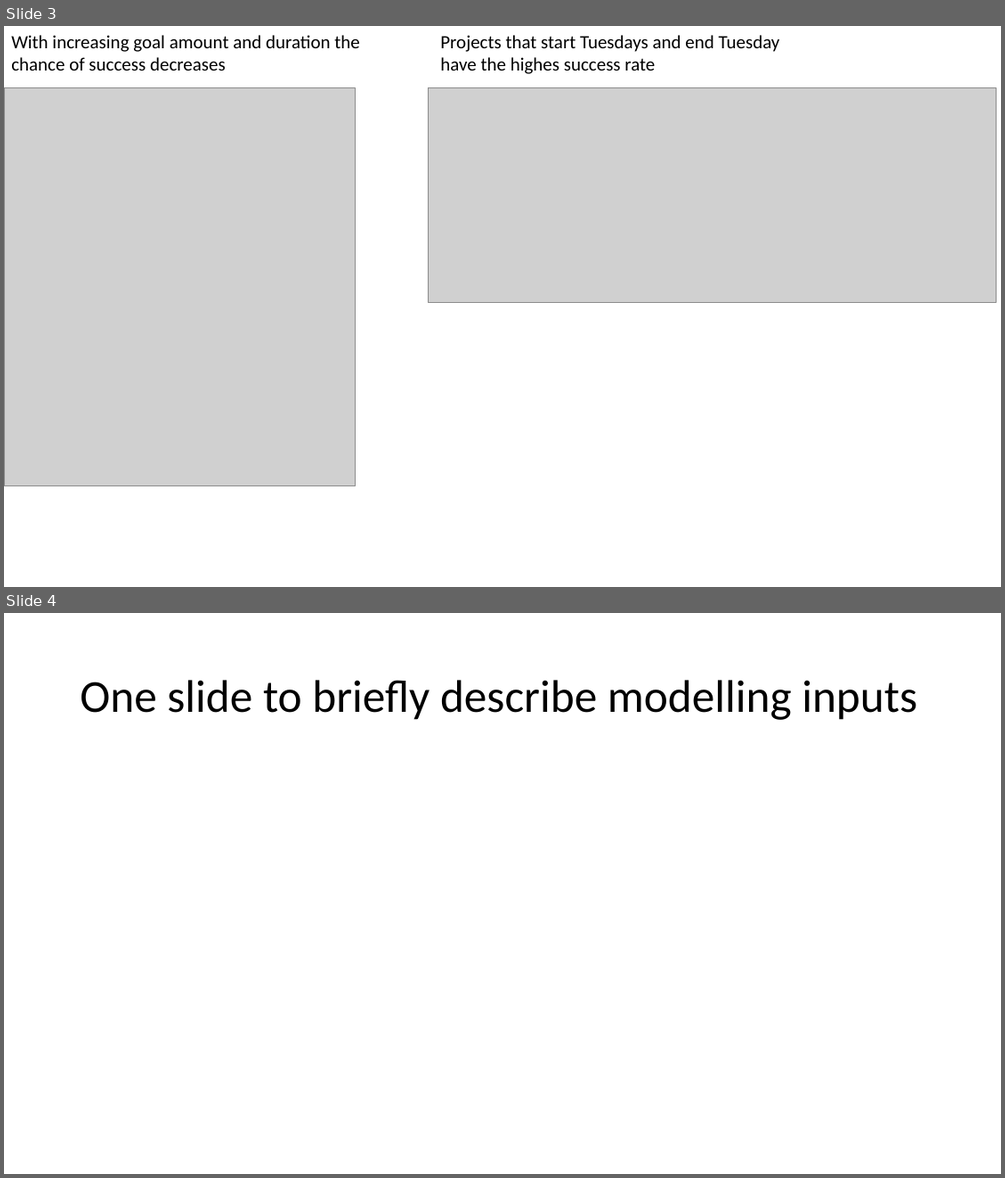
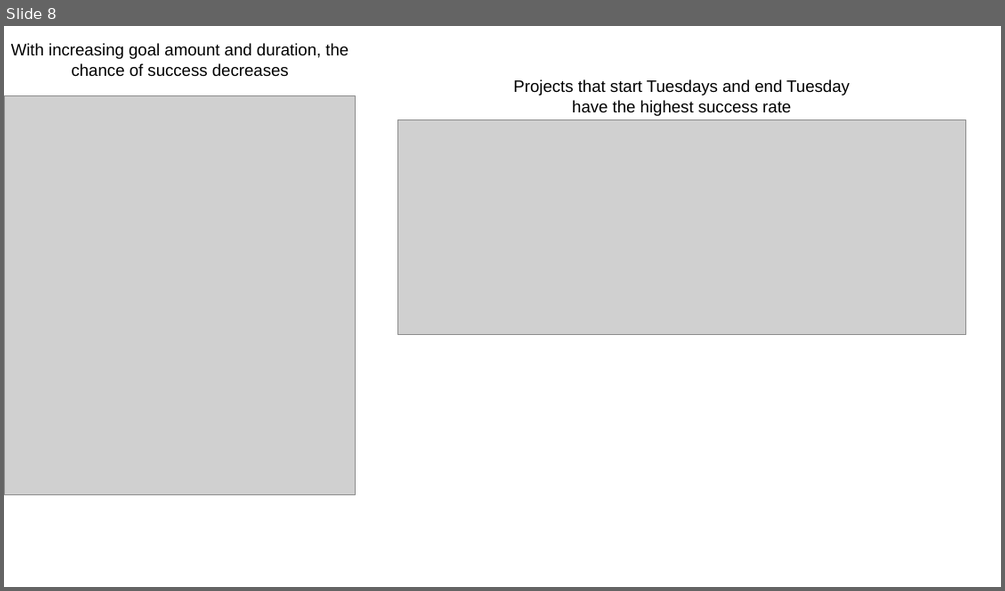
Before and after one commit to nicolerichter1989/kickstarter, a slide deck: kickstarter_presentation.pptx. Shown one above the other, each under a label of ours: slides 3 and 4 before the commit, slide 8 after it. The pictures are 1005x1178 and 1005x591 pixels, drawn with LibreOffice and Linux fonts; fonts in the diff are those of the drawing; grey boxes stand for pictures. Boxes give left, top, right and bottom in pixels: in the first picture for what was removed or moved away, otherwise in the second. Text is boxed around its words. In the diff, an @@ line names an element or a change of style, - is before the commit and + after.

```diff
--- a/kickstarter_presentation.pptx
+++ b/kickstarter_presentation.pptx
@@ slide 4 removed at [4, 613, 1001, 1174], background #FFFFFF @@
@@ title removed at [80, 680, 917, 720] @@
-One slide to briefly describe modelling inputs
@@ what was slide 3 is now slide 8 @@
@@ slide 8 changed as well @@
@@ text at [11, 43, 348, 77]: text changed; size 18 to 16 pt; font Calibri to Arial @@
-With increasing goal amount and duration the chance of success decreases
+With increasing goal amount and duration, the chance of success decreases
@@ picture: place and size @@
-picture at [4, 88, 356, 486]
+picture at [5, 96, 356, 494]
@@ text at [513, 79, 850, 116]: text changed; size 18 to 16 pt; font Calibri to Arial @@
-Projects that start Tuesdays and end Tuesday have the highes success rate
+Projects that start Tuesdays and end Tuesday have the highest success rate
@@ picture: place and size @@
-picture at [429, 88, 996, 302]
+picture at [398, 120, 966, 334]
```
Also in this commit, not shown: 2 other slides changed, 5 slides added, 2 other slides removed, 1 other file.
